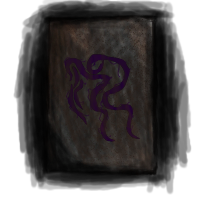
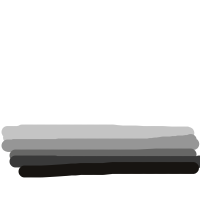
The second 200×200 image is a revision of the first. Changes to its layers:
hid group "FallAltar" (1st of 2) (7 layers) over <box>1,0,200,195</box>
painted on "Cont" over <box>1,0,200,195</box>
painted on "Cor" (2nd of 2, in "FallAltar") over <box>1,0,192,192</box>
painted on "FallAltar" (2nd of 2, in "FallAltar") over <box>1,0,192,195</box>
added layer "Mask" above "FirstGrass" over <box>1,64,200,192</box>
